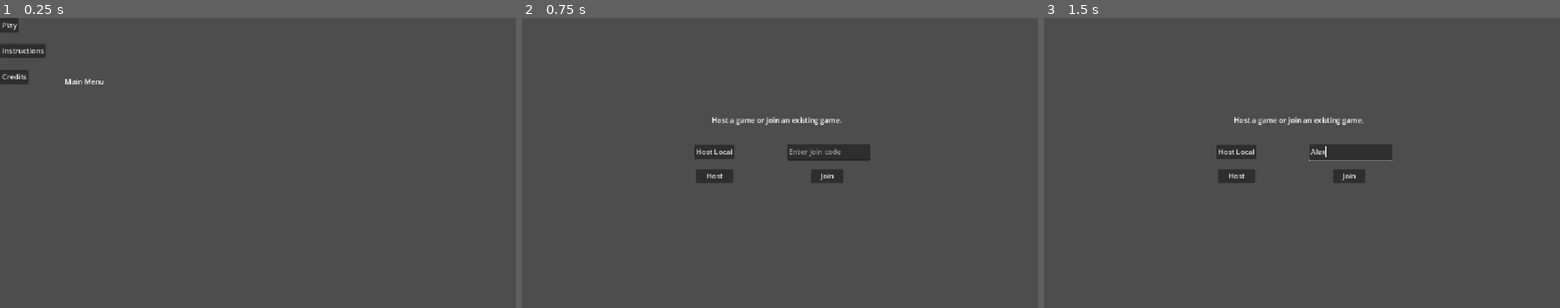
Above: before the commit, frames 1-3 (left to right).
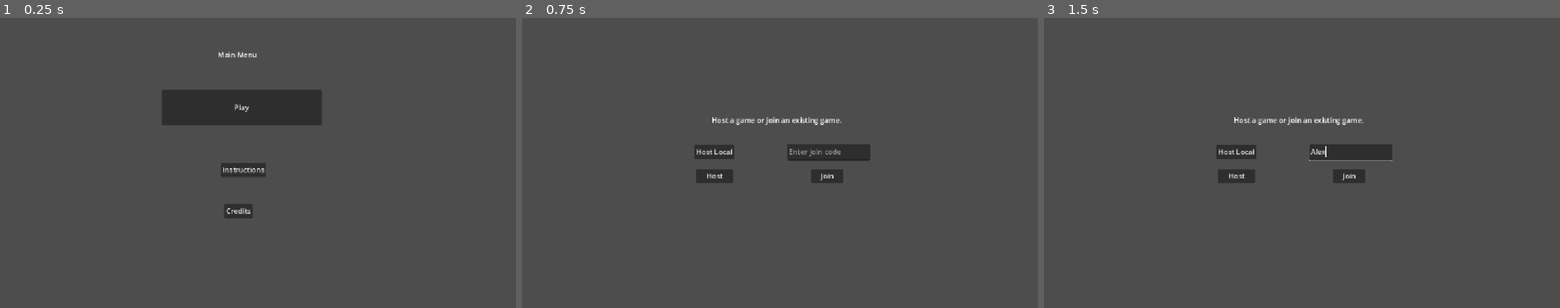
Above: after the commit, the same moments.

Repository: JoeyGiordano/JGZGodotGameTemplate
Game: Godot game, scene res://game_container/game_container.tscn
The game is run twice, just before and just after one commit, with the same random seed, the same clock (stepped at 60 frames per second) and the same inputs.
Inputs (mouse positions are in pixels of both pictures, inside the frame that each line leads up to):
- Up to frame 1 (0.25 s): no input
- Up to frame 2 (0.75 s): click "Play" at 0.5 s
- Up to frame 3 (1.5 s): click (1348, 151) at 1.27 s; type "Alex" at 1.35 s

The runs differ from the first frame. In frame 1, 5.2% of the frame differs, in the area x 0-63%, y 0-70%; in frame 2, nothing differs; in frame 3, nothing differs.

Commit message:
Quick Change

Diff:
--- a/scenes/shell_scenes/main_menu.tscn
+++ b/scenes/shell_scenes/main_menu.tscn
@@ -5,31 +5,35 @@
 [node name="MainMenu" type="Node"]
 
 [node name="PlayButton" type="Button" parent="."]
-offset_right = 8.0
-offset_bottom = 8.0
+offset_left = 360.0
+offset_top = 160.0
+offset_right = 718.0
+offset_bottom = 239.0
 text = "Play"
 script = ExtResource("1_hccbo")
 switch_to = "connect"
 
 [node name="CreditsButton" type="Button" parent="."]
-offset_top = 115.0
-offset_right = 63.0
-offset_bottom = 146.0
+offset_left = 500.0
+offset_top = 415.0
+offset_right = 563.0
+offset_bottom = 446.0
 text = "Credits"
 script = ExtResource("1_hccbo")
 switch_to = "credits"
 
 [node name="InstructionsButton" type="Button" parent="."]
-offset_top = 57.0
-offset_right = 101.0
-offset_bottom = 88.0
+offset_left = 492.0
+offset_top = 323.0
+offset_right = 593.0
+offset_bottom = 354.0
 text = "Instructions"
 script = ExtResource("1_hccbo")
 switch_to = "instructions"
 
 [node name="TEMP" type="Label" parent="."]
-offset_left = 144.0
-offset_top = 130.0
-offset_right = 308.0
-offset_bottom = 179.0
+offset_left = 485.0
+offset_top = 70.0
+offset_right = 649.0
+offset_bottom = 119.0
 text = "Main Menu"
